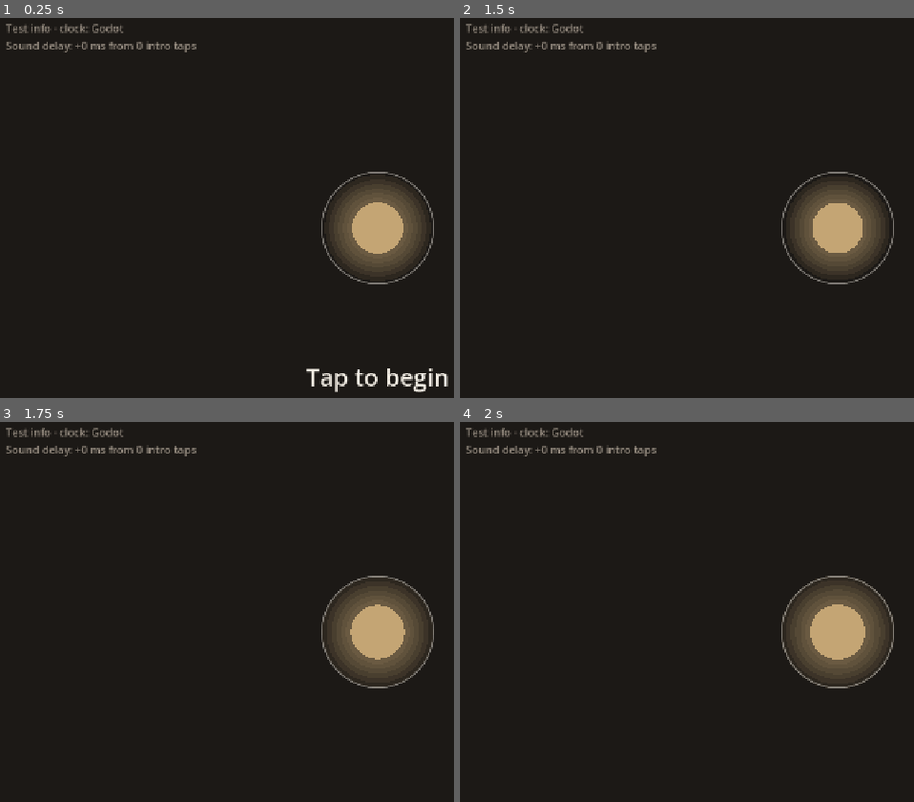
Above: before the commit, frames 1-4 (two rows, left to right).
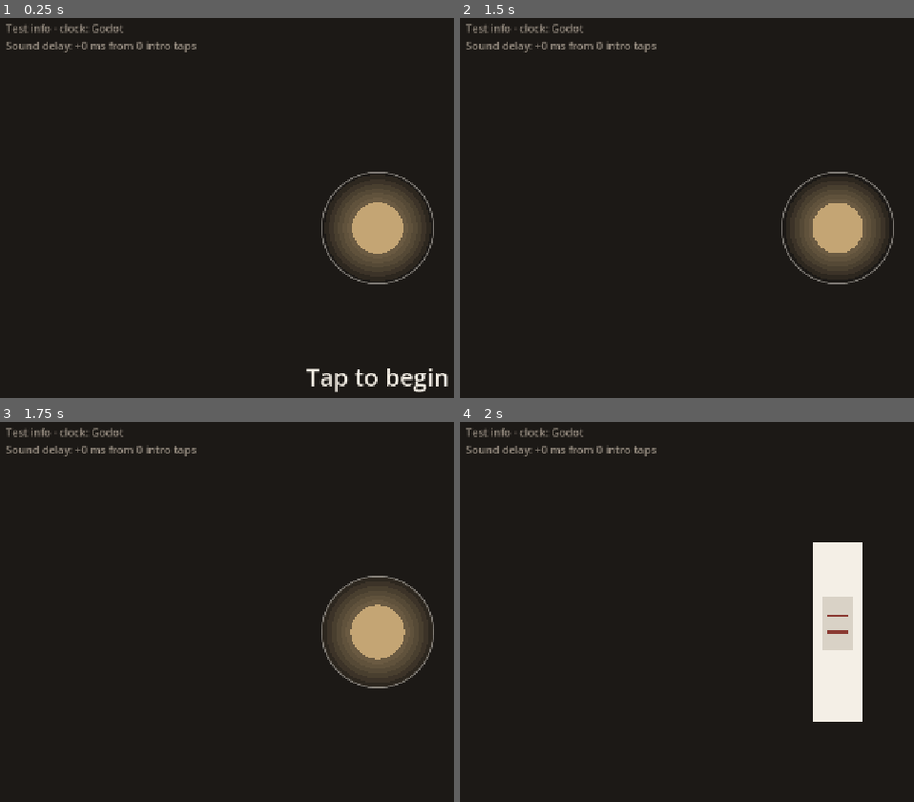
Above: after the commit, the same moments.

Repository: dsickles/Threshold
Game: Godot game, scene res://scenes/chapters/partner/partner.tscn
Two runs of this game, one before a commit and one after it. Both use one fixed random seed, a clock stepped at 60 frames per second and the inputs below. This scene is started directly instead of the project's main scene. Sound files missing from this copy of the repository are replaced by a short silence.
Inputs (mouse positions are in pixels of both pictures, inside the frame that each line leads up to):
- Up to frame 1 (0.25 s): no input
- Up to frame 2 (1.5 s): tap Enter at 0.5 s; move the mouse to (outside the picture) at 0.52 s; click (outside the picture) at 0.67 s; tap Space at 1.25 s; move the mouse to (687, 249) at 1.27 s; click (687, 249) at 1.42 s
- Up to frame 3 (1.75 s): no input
- Up to frame 4 (2 s): no input

Frames 1-3 are identical in both runs. In frame 4, 7.5% of the frame differs, in the area x 70-96%, y 31-79%.

Commit message:
DAS-73: address review (late taps, endings, silent bars, headless check)
- A note waits 100 ms past the Good window before it counts as missed,
  so a tap timed inside the window that reaches the game late still hits.
- The run also ends when the song file itself ends (web and native), in
  case a real song is shorter than the chart says.
- A song that fails to load: a tap goes back to the menu.
- Silent bars come from the chart JSON, and the heartbeat pulse follows
  start_offset_ms.
- A replay's calibration starts from the last delay, so one sloppy tap
  can't swing it.
- game/tests/partner_ending_check.gd: headless fake-clock check that no
  taps and all-early taps reach the ending and a late-arriving in-window
  tap hits. Run by check.ps1 and publish.sh; excluded from export.

Co-Authored-By: Claude Opus 5.5 (1M context) <noreply@anthropic.com>
Claude-Session: https://claude.ai/code/session_0163xH4XRYdHcSjt4CmHkq4N

Diff:
--- a/game/scenes/chapters/partner/beat_chart.json
+++ b/game/scenes/chapters/partner/beat_chart.json
@@ -4,6 +4,12 @@
  "start_offset_ms": 0,
  "intro_end_ms": 16000,
  "song_length_ms": 208000,
+ "silent_ms": [
+  [
+   94000,
+   96000
+  ]
+ ],
  "notes_ms": [
   4000,
   5000,
--- a/game/scenes/chapters/partner/conductor.gd
+++ b/game/scenes/chapters/partner/conductor.gd
@@ -12,7 +12,7 @@
 window.partnerConductor = window.partnerConductor || (function () {
 	var ctx = new (window.AudioContext || window.webkitAudioContext)();
 	var buf = null, src = null, t0 = 0, lastTouch = -1;
-	var active = false, playing = false, failed = false, hiddenPause = false;
+	var active = false, playing = false, failed = false, hiddenPause = false, ended = false;
 	// Browsers only start sound inside a real touch handler, and Godot sees
 	// the touch a frame later, so unlock and timestamp here.
 	function onTouch(e) {
@@ -68,6 +68,9 @@
 			src = ctx.createBufferSource();
 			src.buffer = buf;
 			src.connect(ctx.destination);
+			var mine = src;  // Ignore the end of a song stopped by a restart.
+			src.onended = function () { if (src === mine) { ended = true; } };
+			ended = false;
 			t0 = ctx.currentTime + 0.1;
 			src.start(t0);
 			playing = true;
@@ -78,6 +81,7 @@
 			hiddenPause = false;
 		},
 		// 'interrupted' is Safari's state for a phone call or another app's sound.
+		ended: function () { return ended; },
 		paused: function () { return playing && (hiddenPause || ctx.state === 'interrupted'); },
 		songTime: function () { return playing ? heardAt(performance.now()) : -1; },
 		tapTime: function () {
@@ -168,6 +172,16 @@
 	return _player.stream_paused
 
 
+## True once the whole song file has played, in case it is shorter than the
+## chart says.
+func has_song_ended() -> bool:
+	if not _playing:
+		return false
+	if uses_browser_clock:
+		return JavaScriptBridge.eval("window.partnerConductor.ended()", true) == true
+	return _native_finished
+
+
 func song_time() -> float:
 	if not _playing:
 		return -1.0
--- a/game/scenes/chapters/partner/partner.gd
+++ b/game/scenes/chapters/partner/partner.gd
@@ -23,6 +23,10 @@
 # half the closest gap between notes (250 ms) so one tap can't count twice.
 const PERFECT_WINDOW := 0.050
 const GOOD_WINDOW := 0.110
+# A tap reaches the game a little after the touch it is timed from, so a note
+# waits this much longer before it counts as missed. Judging still uses
+# GOOD_WINDOW. GOOD_WINDOW + MISS_GRACE must stay under the 250 ms gap.
+const MISS_GRACE := 0.100
 # How far an intro tap may be from its note and still set the sound delay.
 const CALIBRATION_WINDOW := 0.250
 const MAX_SOUND_DELAY := 0.250
@@ -52,8 +56,10 @@
 var _passed := 0  # Notes hit or missed so far, for the glow's growth.
 var _intro_end := 0.0
 var _song_length := 0.0
-var _silent_bar := Vector2(94.0, 96.0)  # Bar 48: no heartbeat in the stumble.
+var _song_start := 0.0  # Where bar 1 beat 1 falls in the song file.
+var _silent: Array[Vector2] = []  # Bars where the band stops: no heartbeat.
 var _calibration: Array[float] = []
+static var _calibrated := false  # A replay's calibration starts from the last delay.
 var _last_laugh := -INF
 var _last_laugh_index := -1
 var _flash := 0.0
@@ -79,12 +85,16 @@
 func _load_chart() -> void:
 	var chart: Dictionary = JSON.parse_string(FileAccess.get_file_as_string(CHART_PATH))
 	var offset: float = chart.start_offset_ms / 1000.0
+	_song_start = offset
 	for ms: float in chart.notes_ms:
 		_notes.append(offset + ms / 1000.0)
 	_judged.resize(_notes.size())
 	_intro_end = offset + chart.intro_end_ms / 1000.0
 	_song_length = offset + chart.song_length_ms / 1000.0
-	_silent_bar += Vector2(offset, offset)
+	for span: Array in chart.silent_ms:
+		_silent.append(Vector2(offset + span[0] / 1000.0, offset + span[1] / 1000.0))
+	if _calibrated:
+		_calibration.append(_sound_delay)
 	for i in range(1, _notes.size()):
 		if _notes[i] - _notes[i - 1] < 2.0 * GOOD_WINDOW:
 			push_error("Partner chart: notes %d and %d are too close to judge apart" % [i - 1, i])
@@ -112,6 +122,9 @@
 
 func _on_tap() -> void:
 	match _state:
+		State.LOADING:
+			if _conductor.has_failed():
+				queue_free()  # Back to whatever opened the chapter.
 		State.WAITING:
 			_state = State.PLAYING
 			_conductor.start()
@@ -133,7 +146,7 @@
 			if _state == State.PLAYING:
 				_song_time = _conductor.song_time()
 				_mark_misses()
-				if _song_time >= _song_length:
+				if _song_time >= _song_length or _conductor.has_song_ended():
 					_conductor.stop()
 					_state = State.TEST_SHOWN
 					_test_shown_at = Time.get_ticks_msec() / 1000.0
@@ -179,6 +192,7 @@
 	if absf(nearest) > CALIBRATION_WINDOW:
 		return
 	_calibration.append(nearest)
+	_calibrated = true
 	var sorted := _calibration.duplicate()
 	sorted.sort()
 	var mid := sorted.size() / 2
@@ -190,7 +204,7 @@
 
 func _mark_misses() -> void:
 	var t := _song_time - _sound_delay
-	while _next < _notes.size() and _notes[_next] + GOOD_WINDOW < t:
+	while _next < _notes.size() and _notes[_next] + GOOD_WINDOW + MISS_GRACE < t:
 		if _judged[_next] == Judged.PENDING:
 			_judged[_next] = Judged.MISSED
 			_passed += 1
@@ -260,8 +274,8 @@
 	# The heart: swells on each heartbeat, grows and warms as the song goes on.
 	var pulse := 0.0
 	if _state == State.PLAYING or _state == State.PAUSED:
-		if not (t >= _silent_bar.x and t < _silent_bar.y) and t < _notes[-1]:
-			pulse = exp(-fposmod(t, HEARTBEAT) * 6.0)
+		if not _is_silent(t) and t < _notes[-1]:
+			pulse = exp(-fposmod(t - _song_start, HEARTBEAT) * 6.0)
 	else:
 		pulse = 0.5 + 0.5 * sin(Time.get_ticks_msec() / 1000.0 * TAU / 2.0)  # Waiting.
 	var radius := ring * (0.45 + 0.4 * progress) * (1.0 + 0.12 * pulse + 0.1 * _flash)
@@ -285,6 +299,13 @@
 		var fill_color := HOPE
 		fill_color.a = fill
 		draw_circle(c, lerpf(radius, cover, ease(fill, 0.4)), fill_color)
+
+
+func _is_silent(t: float) -> bool:
+	for span in _silent:
+		if t >= span.x and t < span.y:
+			return true
+	return false
 
 
 # Connection Nodes: lights that drift in from the left and right edges, in
--- /dev/null
+++ b/game/tests/partner_ending_check.gd
@@ -0,0 +1,114 @@
+extends SceneTree
+## Headless check that every way of playing the Partner reaches its one
+## ending, using a fake clock instead of real audio. Not shipped (export
+## excludes tests/). Run by tools/check.ps1 and tools/publish.sh:
+##   godot --headless --path game --script res://tests/partner_ending_check.gd
+
+const PARTNER := preload("res://scenes/chapters/partner/partner.tscn")
+const STEP := 1.0 / 60.0
+
+var _failures := PackedStringArray()
+
+
+class FakeConductor extends Node:
+	var t := -1.0
+	var tap := -1.0
+	var uses_browser_clock := false
+	func is_ready() -> bool: return true
+	func has_failed() -> bool: return false
+	func start() -> void: t = 0.0
+	func stop() -> void: pass
+	func pause() -> void: pass
+	func resume() -> void: pass
+	func is_paused() -> bool: return false
+	func has_song_ended() -> bool: return false
+	func song_time() -> float: return t
+	func tap_time() -> float: return tap
+
+
+func _initialize() -> void:
+	_run.call_deferred()
+
+
+func _run() -> void:
+	_case_no_taps()
+	_case_all_early()
+	_case_late_tap_arrives_after_good_window()
+	if _failures.is_empty():
+		print("Partner ending check passed.")
+		quit(0)
+	else:
+		for failure in _failures:
+			printerr("FAIL ", failure)
+		quit(1)
+
+
+# Opens a fresh Partner on a fake clock and taps once to start the song.
+func _open() -> Array:
+	var partner := PARTNER.instantiate()
+	partner._sound_delay = 0.0
+	partner._calibrated = false
+	root.add_child(partner)  # Runs _ready now: the tree is already running.
+	var fake := FakeConductor.new()
+	partner.add_child(fake)
+	partner._conductor = fake
+	partner._process(STEP)  # LOADING -> WAITING
+	partner._on_tap()  # WAITING -> PLAYING
+	return [partner, fake]
+
+
+# Plays the song to the end; `on_frame` may tap. Returns the final state.
+func _play(partner: Node, fake: FakeConductor, on_frame: Callable) -> int:
+	while fake.t < partner._song_length + 1.0 and partner._state == partner.State.PLAYING:
+		fake.t += STEP
+		on_frame.call(fake.t)
+		partner._process(STEP)
+	return partner._state
+
+
+func _expect(ok: bool, what: String) -> void:
+	if not ok:
+		_failures.append(what)
+
+
+func _case_no_taps() -> void:
+	var opened := _open()
+	var partner: Node = opened[0]
+	var state := _play(partner, opened[1], func(_t: float) -> void: pass)
+	_expect(state == partner.State.TEST_SHOWN, "no taps: did not reach the test (state %d)" % state)
+	_expect(partner._judged.count(partner.Judged.MISSED) == partner._notes.size(),
+			"no taps: not every note was missed")
+	partner.free()
+
+
+# Every tap 150 ms early, outside the Good window until the intro calibrates.
+func _case_all_early() -> void:
+	var opened := _open()
+	var partner: Node = opened[0]
+	var fake: FakeConductor = opened[1]
+	var notes: PackedFloat64Array = partner._notes
+	var next := [0]
+	var state := _play(partner, fake, func(t: float) -> void:
+		if next[0] < notes.size() and t >= notes[next[0]] - 0.150:
+			fake.tap = t
+			partner._on_tap()
+			next[0] += 1)
+	_expect(state == partner.State.TEST_SHOWN, "all early: did not reach the test (state %d)" % state)
+	partner.free()
+
+
+# A tap timed inside the Good window that reaches the game after the window
+# has passed must still count (input-lag grace), not become a Miss.
+func _case_late_tap_arrives_after_good_window() -> void:
+	var opened := _open()
+	var partner: Node = opened[0]
+	var fake: FakeConductor = opened[1]
+	var note: float = partner._notes[0]
+	while fake.t < note + partner.GOOD_WINDOW + 0.05:
+		fake.t += STEP
+		partner._process(STEP)
+	fake.tap = note + 0.090
+	partner._on_tap()
+	_expect(partner._judged[0] == partner.Judged.HIT,
+			"late-arriving tap: judged %d, expected a hit" % partner._judged[0])
+	partner.free()
Not shown, changed: game/export_presets.cfg
Not shown, added: game/tests/partner_ending_check.gd.uid
Not shown, changed: CLAUDE.md
Not shown, changed: tools/check.ps1
Not shown, changed: tools/partner/make_chart.py
Not shown, changed: tools/publish.sh
